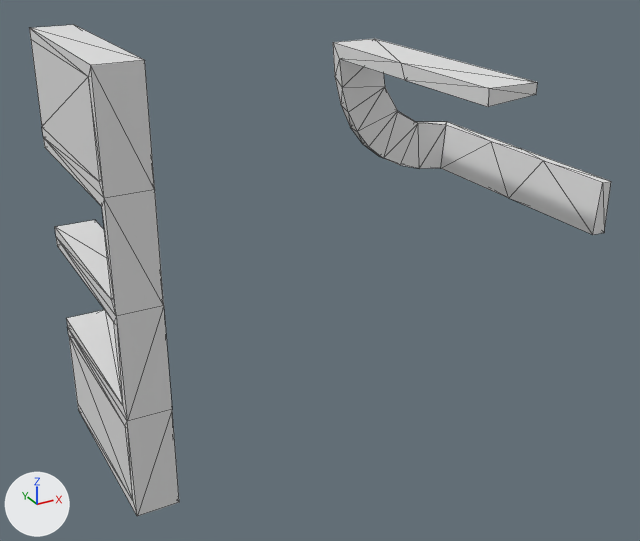
Renders of the OBJ model data/bmc/SET_4W2C/t_122.obj from each side of a commit.
Rendered twice from a 50 mm camera at (-0.712, -1.598, 0.8) aimed at (0.154, -0.023, 0.013). Arrows for +X, +Y and +Z are at lower left; the lights stay in place. Mesh edges are drawn as thin lines. Where no turn or scale is listed for an object, it has been applied to the vertices.

In view in the first picture: 't_122'.
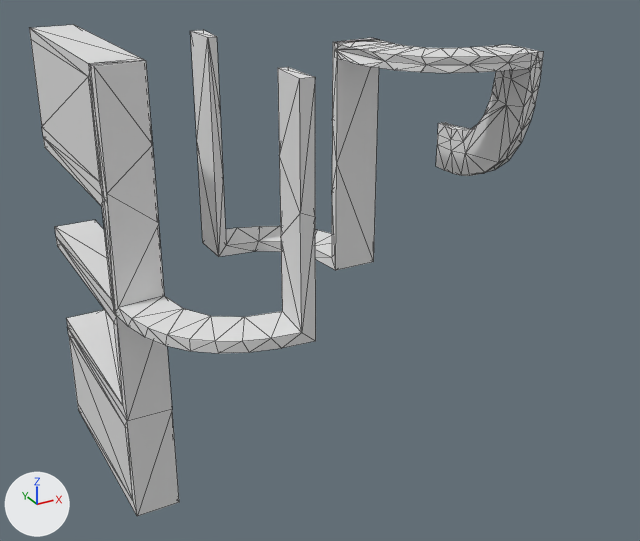
Edits to the bpy script that builds the scene:
```text
Change me_t_122:
    used by ob_t_122; location = (0.0, 0.0, 0.0)
    verts and faces of me_t_122; kept vertices keep their numbers, new ones are numbered from 96
    before: 26 (-0.2, 0.025, 0.475), 27 (-0.2, 0.5, 0.475), 68 (-0.3, 0.025, 0.475) at pixel (88, 76), 69 (-0.3, 0.5, 0.475) at pixel (30, 39), 70 (-0.3, 0.025, 0.275) at pixel (99, 181)
    before: 71 (-0.3, 0.5, 0.275) at pixel (41, 126)
    remove me_t_122.from_pydata(...)  # 96 vertices, 206 faces; spans x -0.3..0.496, y -0.5..0.5, z -0.5..0.501
    add me_t_122.from_pydata(...)  # 285 vertices, 548 faces; spans x -0.3..0.5, y -0.287..0.5, z -0.5..0.5
    me_t_122 part 1: the loose piece of 44 vertices spanning x 0.196..0.496, y -0.5..0.0, z 0.201..0.501 is rebuilt with 145 vertices and now spans x 0.199..0.5, y -0.287..0.0, z 0.199..0.5
    me_t_122 part 2: a new loose piece of 44 vertices spanning x -0.3..0.0, y -0.286..0.014, z 0.0..0.5
    me_t_122 part 3: a new loose piece of 44 vertices spanning x 0.0..0.3, y -0.014..0.286, z 0.0..0.5
    me_t_122 part 4
    add delete_faces([(27, 69, 68), (68, 71, 70), (26, 70, 68)])
    add faces += [(68, 70, 71), (27, 68, 69), (26, 68, 70)]
```

What differs and where, as boxes [x1, y1, x2, y2] in the pictures (640 x 541 px; the box of a moved part takes in the faces that stretch with it):
't_122', reshaped (11% narrower): before [29, 25, 611, 516]; after [29, 25, 544, 516]
part 1 of me_t_122, rebuilt (25% narrower, 30% shorter): before [333, 38, 611, 235]; after [335, 39, 544, 176]
part 2 of me_t_122, added: after [91, 59, 316, 353]
part 3 of me_t_122, added: after [190, 30, 379, 270]
part 4 of me_t_122, moved or reshaped: [42, 78, 99, 181] in both
